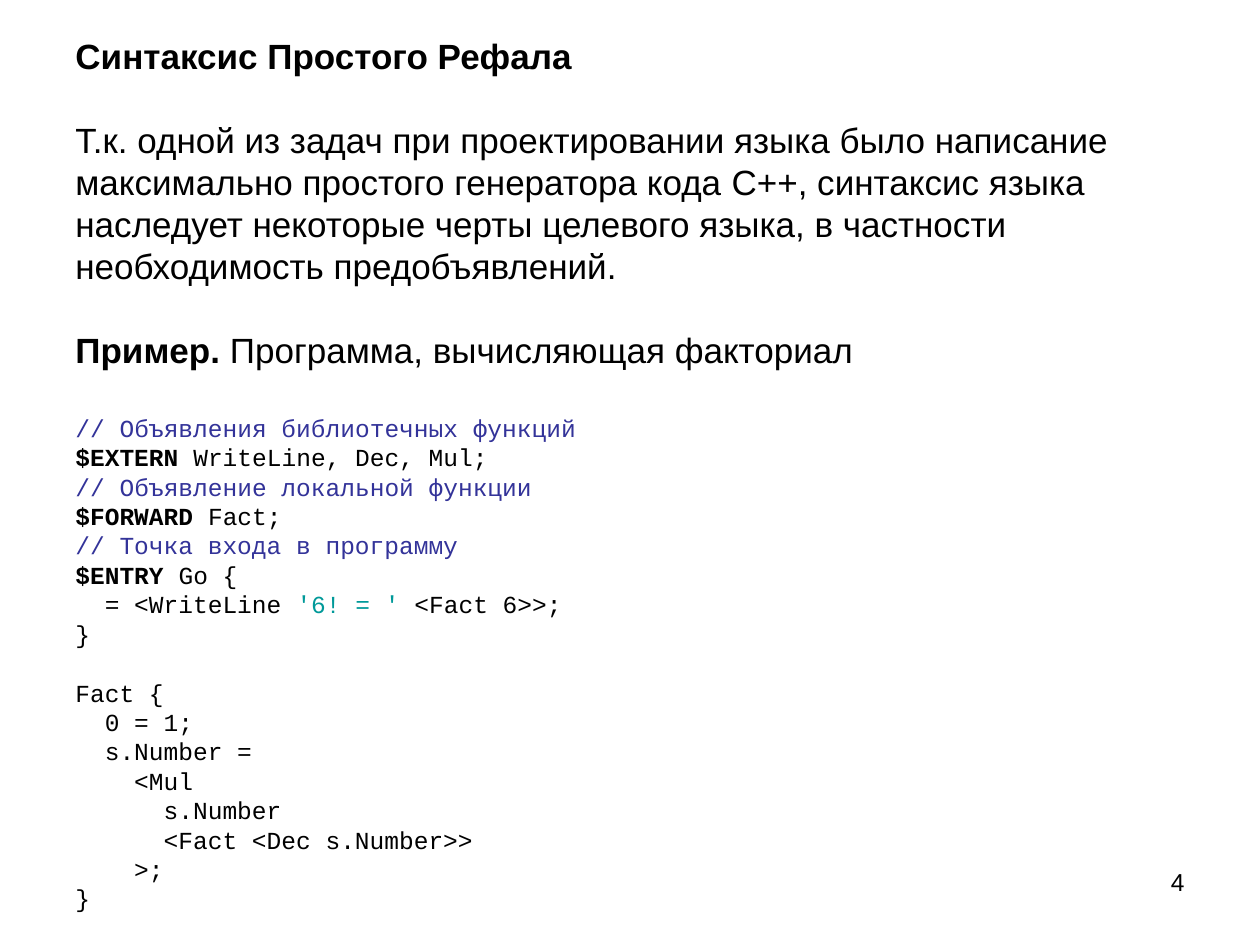
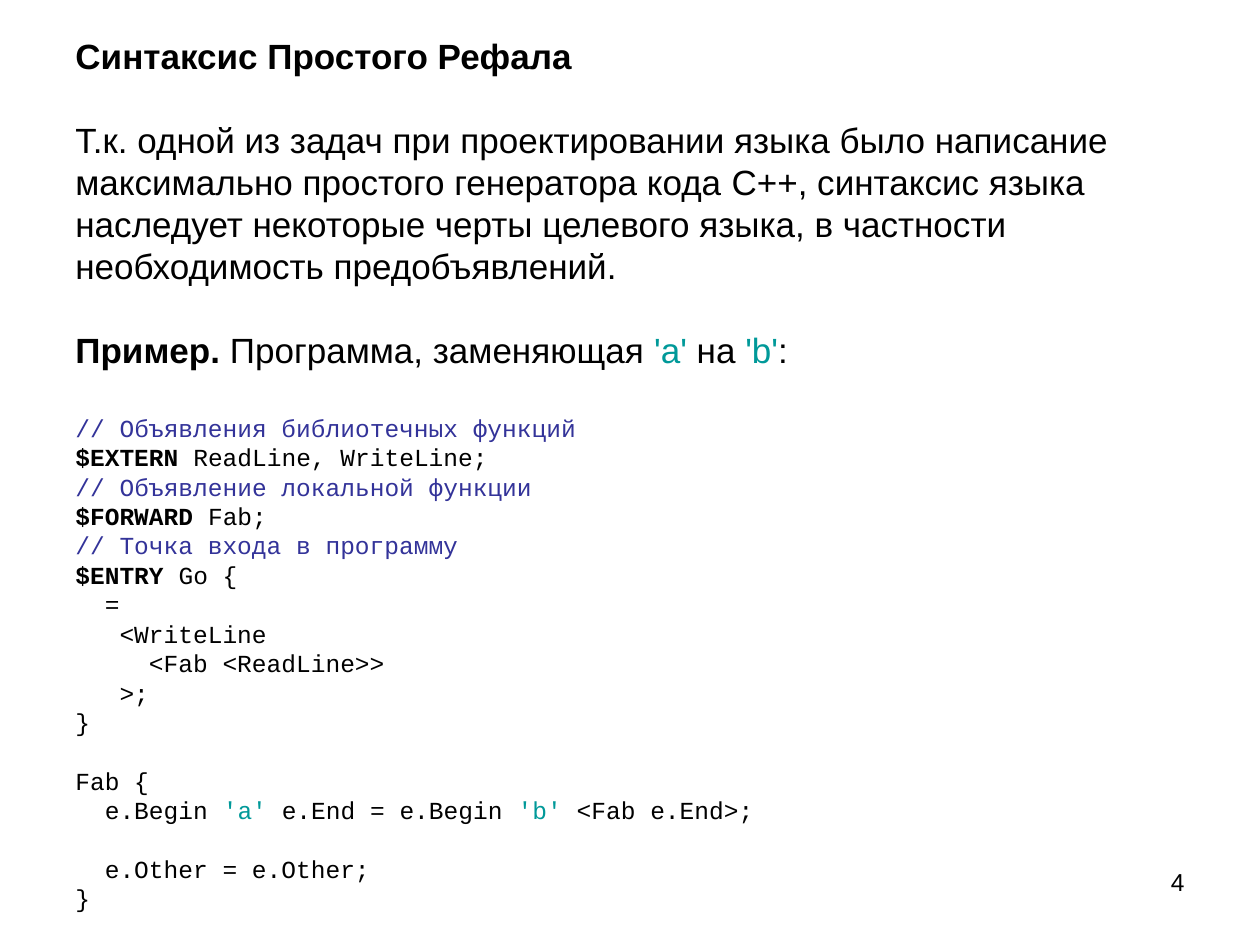
Before and after one commit to Mazdaywik/Refal-05, a slide deck: slide 4 of doc/Компилятор Простого Рефала.ppt. Drawn at 1260x945 pixels with LibreOffice and Linux fonts; fonts in the diff are those of the drawing. Boxes give left, top, right and bottom in pixels: in the first picture for what was removed or moved away, otherwise in the second. Text is boxed around its words. In the diff, an @@ line names an element or a change of style, - is before the commit and + after.

```diff
--- a/doc/Компилятор Простого Рефала.ppt
+++ b/doc/Компилятор Простого Рефала.ppt
@@ title at box(75, 43, 1108, 883): text changed @@
-Синтаксис Простого Рефала
-Т.к. одной из задач при проектировании языка было написание максимально простого генератора кода C++, синтаксис языка наследует некоторые черты целевого языка, в частности необходимость предобъявлений.
-Пример. Программа, вычисляющая факториал
-// Объявления библиотечных функций
-$EXTERN WriteLine, Dec, Mul;
-// Объявление локальной функции
-$FORWARD Fact;
-// Точка входа в программу
-$ENTRY Go {
-= <WriteLine '6! = ' <Fact 6>>;
-}
-Fact {
-0 = 1;
-s.Number =
-<Mul
-s.Number
-<Fact <Dec s.Number>>
->;
-}
+Синтаксис Простого Рефала
+Т.к. одной из задач при проектировании языка было написание максимально простого генератора кода C++, синтаксис языка наследует некоторые черты целевого языка, в частности необходимость предобъявлений.
+Пример. Программа, заменяющая 'a' на 'b':
+// Объявления библиотечных функций
+$EXTERN ReadLine, WriteLine;
+// Объявление локальной функции
+$FORWARD Fab;
+// Точка входа в программу
+$ENTRY Go {
+=
+<WriteLine
+<Fab <ReadLine>>
+>;
+}
+Fab {
+e.Begin 'a' e.End = e.Begin 'b' <Fab e.End>;
+e.Other = e.Other;
+}
```
Also in this commit, not shown: 9 other slides changed, 3 slides added, 5 slides removed, 4 other files.
